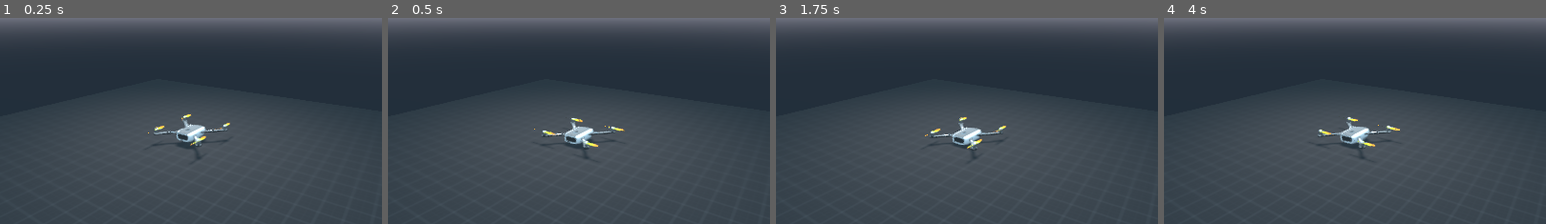
Above: before the commit, frames 1-4 (left to right).
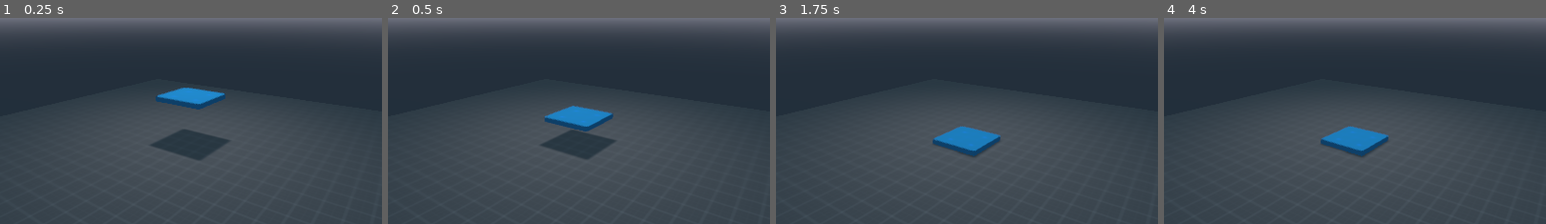
Above: after the commit, the same moments.

Repository: Yash-Pawar-2131/Drone-Simulator
Game: Godot game, scene res://scenes/world_2.tscn
The game is run twice, just before and just after one commit, with the same random seed, the same clock (stepped at 60 frames per second) and the same inputs.
Inputs:
- Up to frame 1 (0.25 s): no input
- Up to frame 2 (0.5 s): no input
- Up to frame 3 (1.75 s): no input
- Up to frame 4 (4 s): no input
The pictures show only the part of the screen within x 27-77%, y 26-76%; the shares and areas given below are measured in that part.

The runs differ from the first frame. In frame 1, 2.9% of the frame differs, in the area x 38-61%, y 33-69%; in frame 2, 2.7%; in frame 3, 1.8%; in frame 4, 1.9%.

Commit message:
Left stick controls with four individual forces.

Diff:
--- a/scenes/world_2.tscn
+++ b/scenes/world_2.tscn
@@ -11,7 +11,9 @@
 [ext_resource path="res://assets/light_gray.material" type="Material" id=9]
 [ext_resource path="res://assets/lens.material" type="Material" id=10]
 [ext_resource path="res://assets/dark_gray.material" type="Material" id=11]
+[ext_resource path="res://scripts/Proto_Drone2.gd" type="Script" id=12]
 [ext_resource path="res://scenes/wing_0.gd" type="Script" id=13]
+[ext_resource path="res://scripts/xform_test.gd" type="Script" id=14]
 
 [sub_resource type="CubeMesh" id=1]
 
@@ -131,6 +133,12 @@
 
 [sub_resource type="ConvexPolygonShape" id=7]
 points = PoolVector3Array( -1, -1, -1, 1, 1, 1, 1, -1, 1, 1, 1, -1, -1, 1, 1, 1, -1, -1, -1, -1, 1, -1, 1, -1 )
+
+[sub_resource type="SpatialMaterial" id=16]
+albedo_color = Color( 0, 0.384314, 1, 1 )
+albedo_texture = ExtResource( 1 )
+uv1_scale = Vector3( 6, 3.984, 1 )
+uv1_offset = Vector3( -0.497, -0.49, 0 )
 
 [node name="Spatial" type="Spatial"]
 
@@ -199,15 +207,13 @@
 transform = Transform( -0.804241, 0.150087, -0.575039, -2.20779e-08, 0.967586, 0.252542, 0.594303, 0.203105, -0.778172, -6.77563, 5.13827, -10.2797 )
 
 [node name="Proto_Drone" type="RigidBody" parent="."]
-transform = Transform( 1, 0, 0, 0, 1, 0, 0, 0, 1, 0, 0.429422, 0 )
-axis_lock_linear_x = true
-axis_lock_linear_z = true
-axis_lock_angular_x = true
-axis_lock_angular_z = true
+transform = Transform( 1, 0, 0, 0, 1, 0, 0, 0, 1, 0, 2.28132, 0 )
+visible = false
 script = ExtResource( 4 )
 
 [node name="Drone" type="Spatial" parent="Proto_Drone"]
 transform = Transform( -1.31134e-08, 0, -0.3, 0, 0.3, 0, 0.3, 0, -1.31134e-08, 0, 0, 0 )
+visible = false
 
 [node name="wing_0" type="Spatial" parent="Proto_Drone/Drone"]
 transform = Transform( 1, 0, 0, 0, 1, 0, 0, 0, 1.2, 3.3703, 0.611815, 3.32662 )
@@ -243,10 +249,10 @@
 transform = Transform( 1, 0, 0, 0, 1, 0, 0, 0, 1, 0.166728, 0, 0 )
 visible = false
 shape = SubResource( 15 )
+disabled = true
 
 [node name="Proto_Drone_Mesh" type="MeshInstance" parent="Proto_Drone"]
 transform = Transform( 1, 0, 0, 0, 0.1, 0, 0, 0, 1, 0, 0, 0 )
-visible = false
 mesh = SubResource( 3 )
 skeleton = NodePath("../..")
 material/0 = SubResource( 4 )
@@ -254,3 +260,37 @@
 [node name="CollisionShape" type="CollisionShape" parent="Proto_Drone"]
 transform = Transform( 1, 0, 0, 0, 0.1, 0, 0, 0, 1, 0, 0, 0 )
 shape = SubResource( 7 )
+disabled = true
+
+[node name="Proto_Drone2" type="RigidBody" parent="."]
+transform = Transform( 1, 0, 0, 0, 1, 0, 0, 0, 1, 0, 2.281, 0 )
+script = ExtResource( 12 )
+
+[node name="Proto_Drone_Mesh" type="MeshInstance" parent="Proto_Drone2"]
+transform = Transform( 1, 0, 0, 0, 0.1, 0, 0, 0, 1, 0, 0, 0 )
+mesh = SubResource( 3 )
+skeleton = NodePath("../..")
+material/0 = SubResource( 16 )
+
+[node name="P1" type="Position3D" parent="Proto_Drone2/Proto_Drone_Mesh"]
+transform = Transform( 1, 0, 0, 0, 1, 0, 0, 0, 1, 1, 0, 1 )
+
+[node name="P2" type="Position3D" parent="Proto_Drone2/Proto_Drone_Mesh"]
+transform = Transform( 1, 0, 0, 0, 1, 0, 0, 0, 1, 1, 0, -1 )
+
+[node name="P3" type="Position3D" parent="Proto_Drone2/Proto_Drone_Mesh"]
+transform = Transform( 1, 0, 0, 0, 1, 0, 0, 0, 1, -1, 0, -1 )
+
+[node name="P4" type="Position3D" parent="Proto_Drone2/Proto_Drone_Mesh"]
+transform = Transform( 1, 0, 0, 0, 1, 0, 0, 0, 1, -1, 0, 1 )
+
+[node name="CollisionShape" type="CollisionShape" parent="Proto_Drone2"]
+transform = Transform( 1, 0, 0, 0, 0.1, 0, 0, 0, 1, 0, 0, 0 )
+shape = SubResource( 7 )
+
+[node name="Proto_Drone_Mesh2" type="MeshInstance" parent="."]
+transform = Transform( 1, 0, 0, 0, 0.1, 0, 0, 0, 1, 0, 2.281, 0 )
+visible = false
+mesh = SubResource( 3 )
+material/0 = SubResource( 16 )
+script = ExtResource( 14 )
--- a/scripts/Proto_Drone.gd
+++ b/scripts/Proto_Drone.gd
@@ -55,13 +55,17 @@
 		Vector3(0, error_integral, 0) * IGAIN
 	)
 	# force = (Vector3(0, error, 0) * PGAIN)
-	# add_force(Vector3(0, clamp(force.y, 0, 100), 0), Vector3(0, 0, 0))
-	add_force(force, Vector3(0, 0, 0))
-	# print(force.y)
+	# add_force(force, Vector3(0, 0, 0))
+	# add_force(Vector3(0, clamp(force.y, 0, 1000), 0), Vector3(0, 0, 0)) # Only upward thrust
+	# print(clamp(force.y, 0, 1000))
+
+	# print(Input.get_axis("down_thrust", "up_thrust"))
+	# add_force(Vector3(0, Input.get_axis("down_thrust", "up_thrust") * 5, 0), Vector3(0, 0, 0))
+
 
 	torque = (
 		Vector3(0, error_yaw, 0) * (PGAIN / 4.0) +
 		Vector3(0, error_yaw_derivative, 0) * (DGAIN) +
 		Vector3(0, error_yaw_integral, 0) * IGAIN
 	)
-	add_torque(torque)
+	# add_torque(torque)
--- /dev/null
+++ b/scripts/Proto_Drone2.gd
@@ -0,0 +1,27 @@
+extends RigidBody
+
+
+# Declare member variables here. Examples:
+# var a = 2
+# var b = "text"
+
+
+# Called when the node enters the scene tree for the first time.
+func _ready():
+	pass # Replace with function body.
+
+
+# Called every frame. 'delta' is the elapsed time since the previous frame.
+#func _process(delta):
+#	pass
+
+func _physics_process(delta):
+	# print(Input.get_axis("down_thrust", "up_thrust"))
+	# add_force(self.get_transform().basis.z * Input.get_axis("down_thrust", "up_thrust") * 20, Vector3(0, 0, 0))
+
+	add_force(self.get_transform().basis.y * Input.get_axis("down_thrust", "up_thrust") * 10, $Proto_Drone_Mesh/P1.get_transform().origin)
+	add_force(self.get_transform().basis.y * Input.get_axis("down_thrust", "up_thrust") * 10, $Proto_Drone_Mesh/P2.get_transform().origin)
+	add_force(self.get_transform().basis.y * Input.get_axis("down_thrust", "up_thrust") * 10, $Proto_Drone_Mesh/P3.get_transform().origin)
+	add_force(self.get_transform().basis.y * Input.get_axis("down_thrust", "up_thrust") * 10, $Proto_Drone_Mesh/P4.get_transform().origin)
+
+	add_torque(Vector3(0, Input.get_axis("yaw_right", "yaw_left") * 10, 0))
--- /dev/null
+++ b/scripts/xform_test.gd
@@ -0,0 +1,14 @@
+extends MeshInstance
+
+
+onready var desired_drone_state = get_node("/root/Spatial/Desired_Drone_State")
+var vec : Vector3
+
+
+func _ready():
+	pass
+
+func _process(delta):
+	# self.global_transform.origin = desired_drone_state.get_transform().basis.xform(self.global_transform.origin)
+	vec = desired_drone_state.get_transform().basis.xform(self.get_transform().basis.z)
+	look_at(vec, self.get_transform().basis.y)
Not shown: 1 places in scenes/world_2.tscn that only renumber resources
